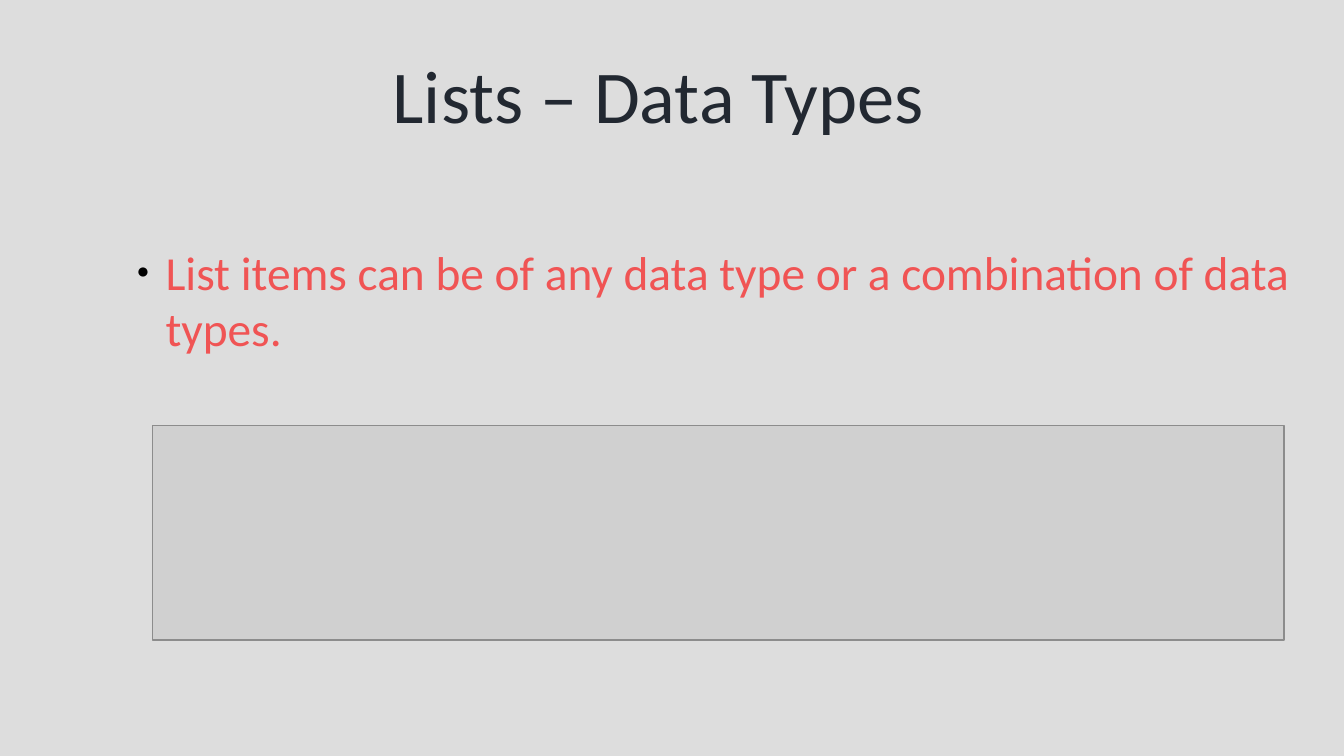
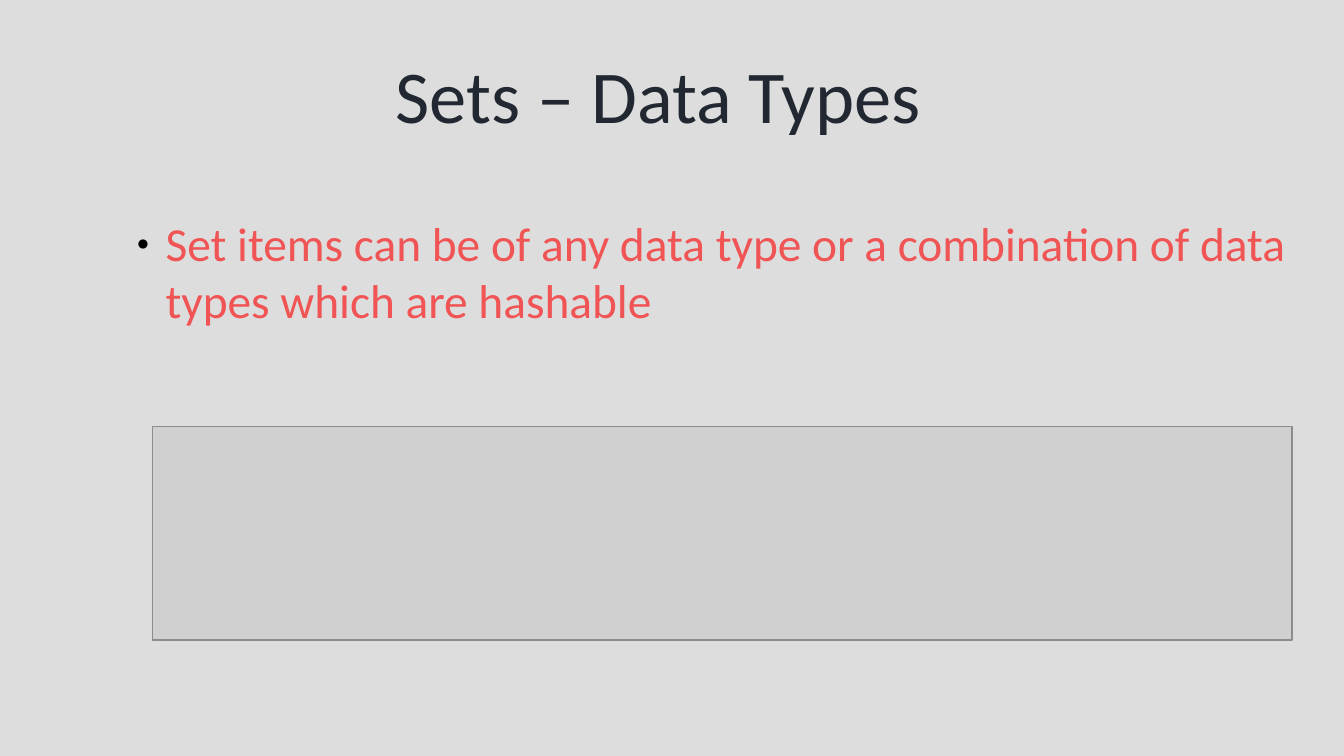
Before and after one commit to syedjafer/learning-notes, a slide deck: slide 16 of learnpythonwithus/session_10_ds_sets.odp (slide 25 before the commit). Drawn at 1344x756 pixels with LibreOffice and Linux fonts; fonts in the diff are those of the drawing; grey boxes stand for pictures. Boxes give left, top, right and bottom in pixels: in the first picture for what was removed or moved away, otherwise in the second. Text is boxed around its words. In the diff, an @@ line names an element or a change of style, - is before the commit and + after.

```diff
--- a/learnpythonwithus/session_10_ds_sets.odp
+++ b/learnpythonwithus/session_10_ds_sets.odp
@@ title at (396,74,921,135): text changed @@
-Lists – Data Types
+Sets – Data Types
@@ text at (166,228,1285,326): text changed @@
-● List items can be of any data type or a combination of data types.
+● Set items can be of any data type or a combination of data types which are hashable
@@ picture: place and size @@
-picture at (152,426,1284,640)
+picture at (152,427,1293,640)
```
Also in this commit, not shown: 6 other slides changed, 8 slides added, 18 slides removed, 2 other files.
